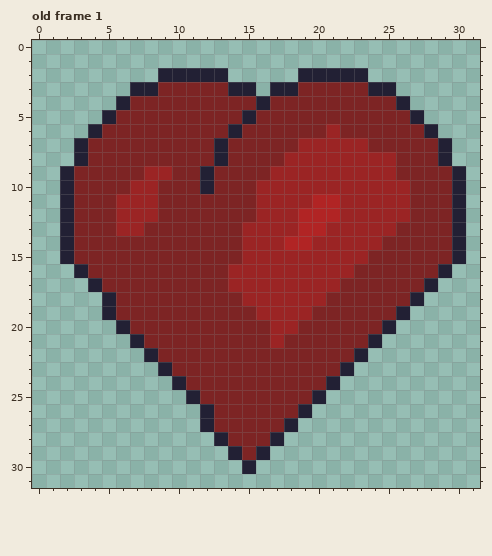
File history of a pixel-art file, Assets/textures/heart.aseprite. Above, as it was before the edit.
32x32 pixels, 1 frame. Shown: old frame 1. The commit also changed other frames, which this record leaves out.
Once edited:
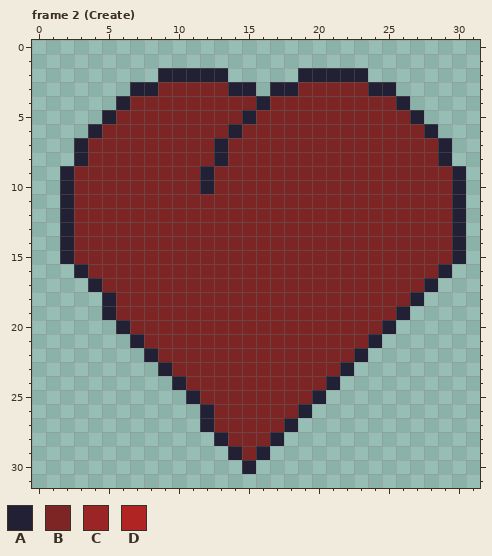
Palette (. is transparent): A #222034  B #7d2424  C #9b2424  D #b12424
A new or re-ordered frame is compared with the old frame closest to it.
Diff:
{"change": "frames 1 -> 11"}
{"where": "frame 2 (Create) is new; against old frame 1, layers \"light 2\", \"light\""}
{"frame":2,"y":6,"x":21,"old":"C","new":"B"}
{"frame":2,"y":7,"x":19,"old":"CCCCC","new":"BBBBB"}
{"frame":2,"y":8,"x":18,"old":"CCCCCCCC","new":"BBBBBBBB"}
{"frame":2,"y":9,"x":8,"old":"CC","new":"BB"}
{"frame":2,"y":9,"x":17,"old":"CCCCCCCCC","new":"BBBBBBBBB"}
{"frame":2,"y":10,"x":7,"old":"CC","new":"BB"}
{"frame":2,"y":10,"x":16,"old":"CCCCCCCCCCC","new":"BBBBBBBBBBB"}
{"frame":2,"y":11,"x":6,"old":"CCC","new":"BBB"}
{"frame":2,"y":11,"x":16,"old":"CCCCDDCCCCC","new":"BBBBBBBBBBB"}
{"frame":2,"y":12,"x":6,"old":"CCC","new":"BBB"}
{"frame":2,"y":12,"x":16,"old":"CCCDDDCCCCC","new":"BBBBBBBBBBB"}
{"frame":2,"y":13,"x":6,"old":"CC","new":"BB"}
{"frame":2,"y":13,"x":15,"old":"CCCCDDCCCCC","new":"BBBBBBBBBBB"}
{"frame":2,"y":14,"x":15,"old":"CCCDDCCCCC","new":"BBBBBBBBBB"}
{"frame":2,"y":15,"x":15,"old":"CCCCCCCCC","new":"BBBBBBBBB"}
{"frame":2,"y":16,"x":14,"old":"CCCCCCCCC","new":"BBBBBBBBB"}
{"frame":2,"y":17,"x":14,"old":"CCCCCCCC","new":"BBBBBBBB"}
{"frame":2,"y":18,"x":15,"old":"CCCCCC","new":"BBBBBB"}
{"frame":2,"y":19,"x":16,"old":"CCCC","new":"BBBB"}
{"frame":2,"y":20,"x":17,"old":"CC","new":"BB"}
{"frame":2,"y":21,"x":17,"old":"C","new":"B"}
{"label":"changed","picture_box":[228,124,410,348]}
{"label":"changed","picture_box":[116,166,172,236]}
